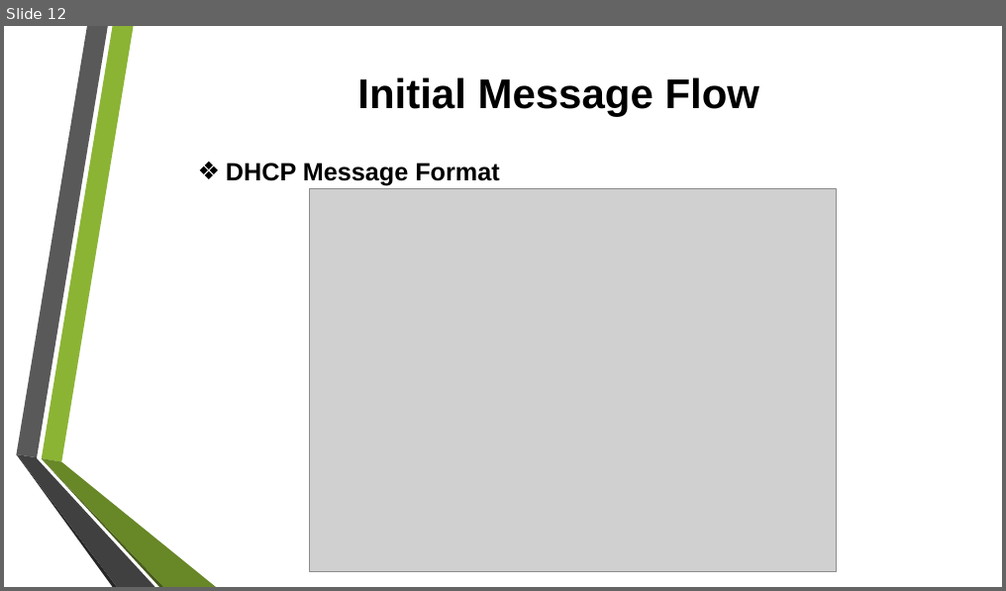
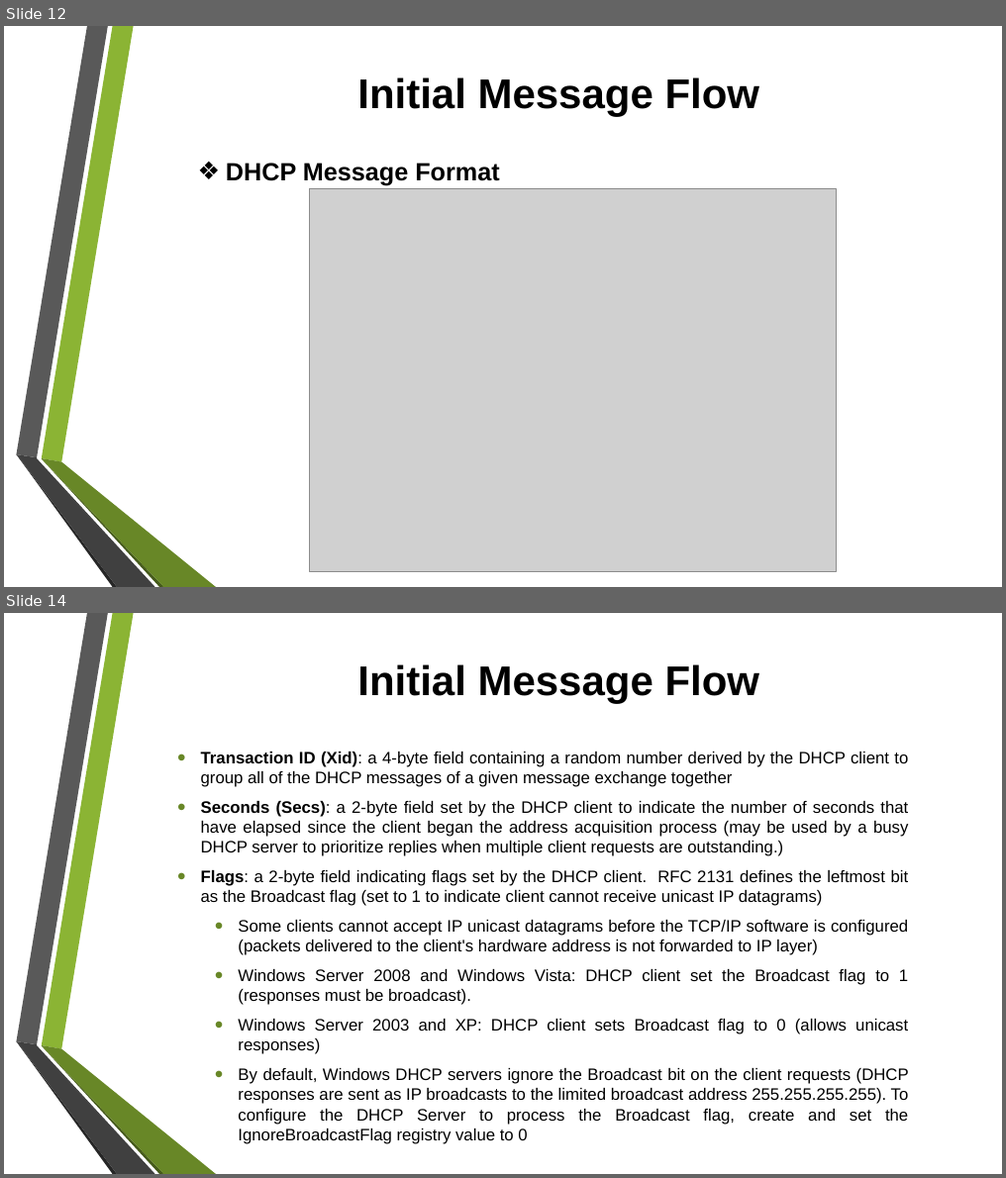
Before and after one commit to tiendatdk3493/Tai_Lieu, a slide deck: Dynamic Host Configuration Protocol (DHCP) Overview.pptx. Shown one above the other, each under a label of ours: slide 12 before the commit, slides 12 and 14 after it; the slides between them are not shown. The pictures are 1006x591 and 1006x1178 pixels, drawn with LibreOffice and Linux fonts; fonts in the diff are those of the drawing; grey boxes stand for pictures; background and template pictures are left out. Boxes give left, top, right and bottom in pixels: in the first picture for what was removed or moved away, otherwise in the second. Text is boxed around its words. In the diff, an @@ line names an element or a change of style, - is before the commit and + after.

Commit message:
DHCP

```diff
--- a/Dynamic Host Configuration Protocol (DHCP) Overview.pptx
+++ b/Dynamic Host Configuration Protocol (DHCP) Overview.pptx
@@ slide 14 added at [4, 613, 1002, 1174], background picture (left out); not listed: 6 template elements that a slide beside it also shows @@
@@ title added at [357, 664, 759, 703], 40 pt, text #000000, bold @@
+Initial Message Flow
@@ text added at [201, 752, 909, 1145], 16 pt, text #000000 @@
+• Transaction ID (Xid): a 4-byte field containing a random number derived by the DHCP client to group all of the DHCP messages of a given message exchange together
+• Seconds (Secs): a 2-byte field set by the DHCP client to indicate the number of seconds that have elapsed since the client began the address acquisition process (may be used by a busy DHCP server to prioritize replies when multiple client requests are outstanding.)
+• Flags: a 2-byte field indicating flags set by the DHCP client. RFC 2131 defines the leftmost bit as the Broadcast flag (set to 1 to indicate client cannot receive unicast IP datagrams)
+  • Some clients cannot accept IP unicast datagrams before the TCP/IP software is configured (packets delivered to the client's hardware address is not forwarded to IP layer)
+  • Windows Server 2008 and Windows Vista: DHCP client set the Broadcast flag to 1 (responses must be broadcast).
+  • Windows Server 2003 and XP: DHCP client sets Broadcast flag to 0 (allows unicast responses)
+  • By default, Windows DHCP servers ignore the Broadcast bit on the client requests (DHCP responses are sent as IP broadcasts to the limited broadcast address 255.255.255.255). To configure the DHCP Server to process the Broadcast flag, create and set the IgnoreBroadcastFlag registry value to 0
```
Also in this commit, not shown: 1 slide changed, 3 other slides added, 4 slides removed.
